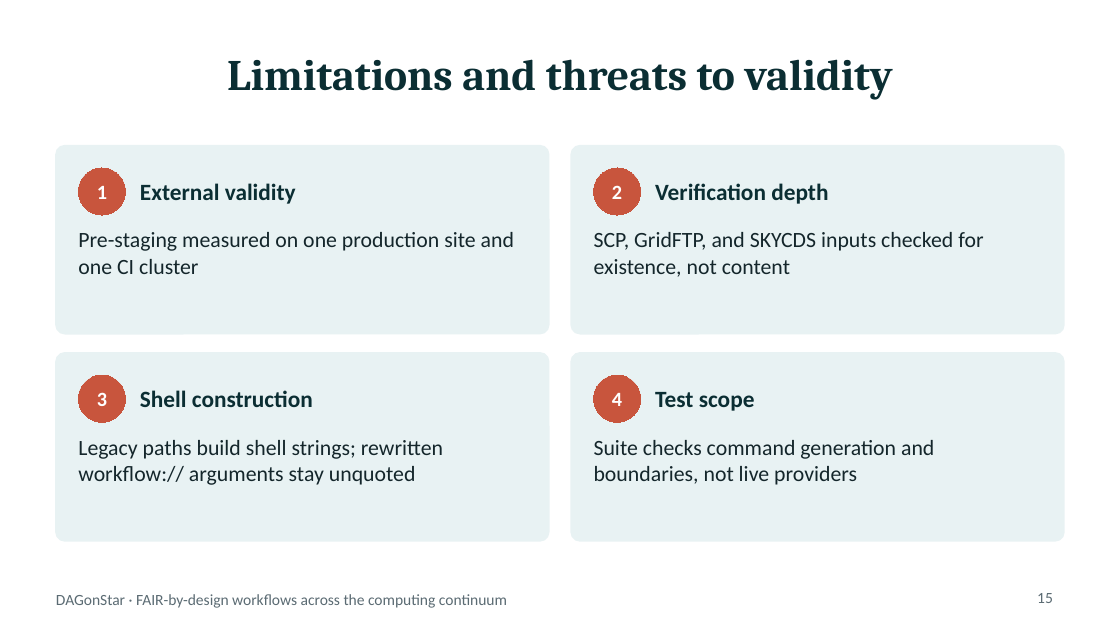
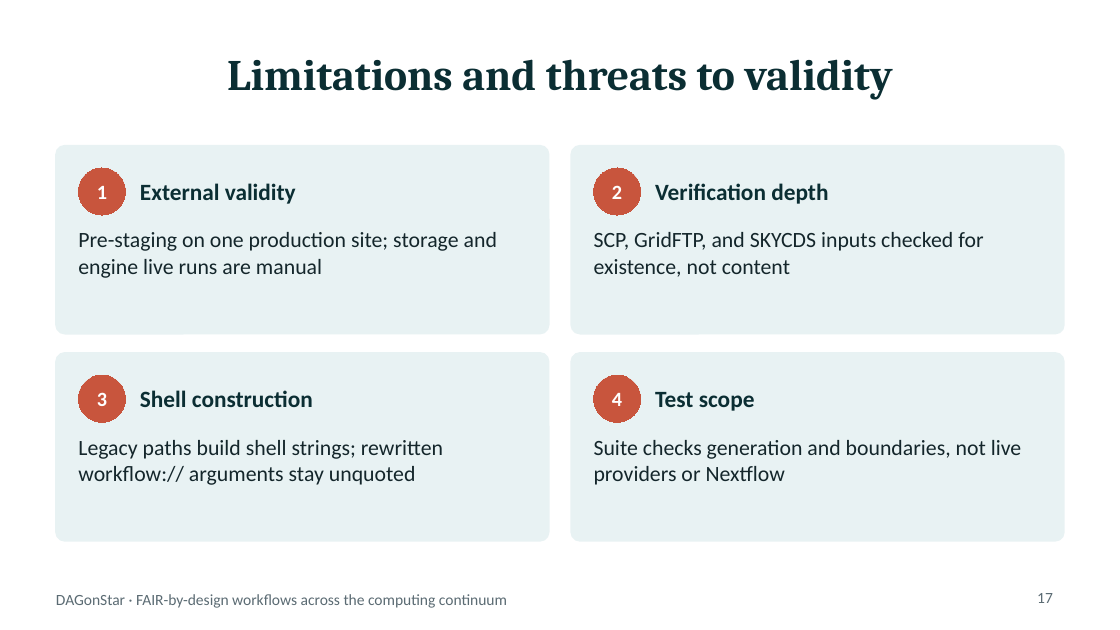
Before and after one commit to DagOnStar/dagonstar, a slide deck: slide 17 of docs/presentations/dagonstar_scientific_talk.pptx (slide 15 before the commit). Drawn at 1120x630 pixels with LibreOffice and Linux fonts; fonts in the diff are those of the drawing. Boxes give left, top, right and bottom in pixels: in the first picture for what was removed or moved away, otherwise in the second. Text is boxed around its words. In the diff, an @@ line names an element or a change of style, - is before the commit and + after.

```diff
--- a/docs/presentations/dagonstar_scientific_talk.pptx
+++ b/docs/presentations/dagonstar_scientific_talk.pptx
@@ text at box(78, 232, 497, 278): text changed @@
-Pre-staging measured on one production site and one CI cluster
+Pre-staging on one production site; storage and engine live runs are manual
@@ text at box(594, 440, 1021, 485): text changed @@
-Suite checks command generation and boundaries, not live providers
+Suite checks generation and boundaries, not live providers or Nextflow
@@ page number at box(1037, 593, 1053, 603): text changed @@
-15
+17
```
Also in this commit, not shown: 7 other slides changed, 2 slides added, 3 other files.
